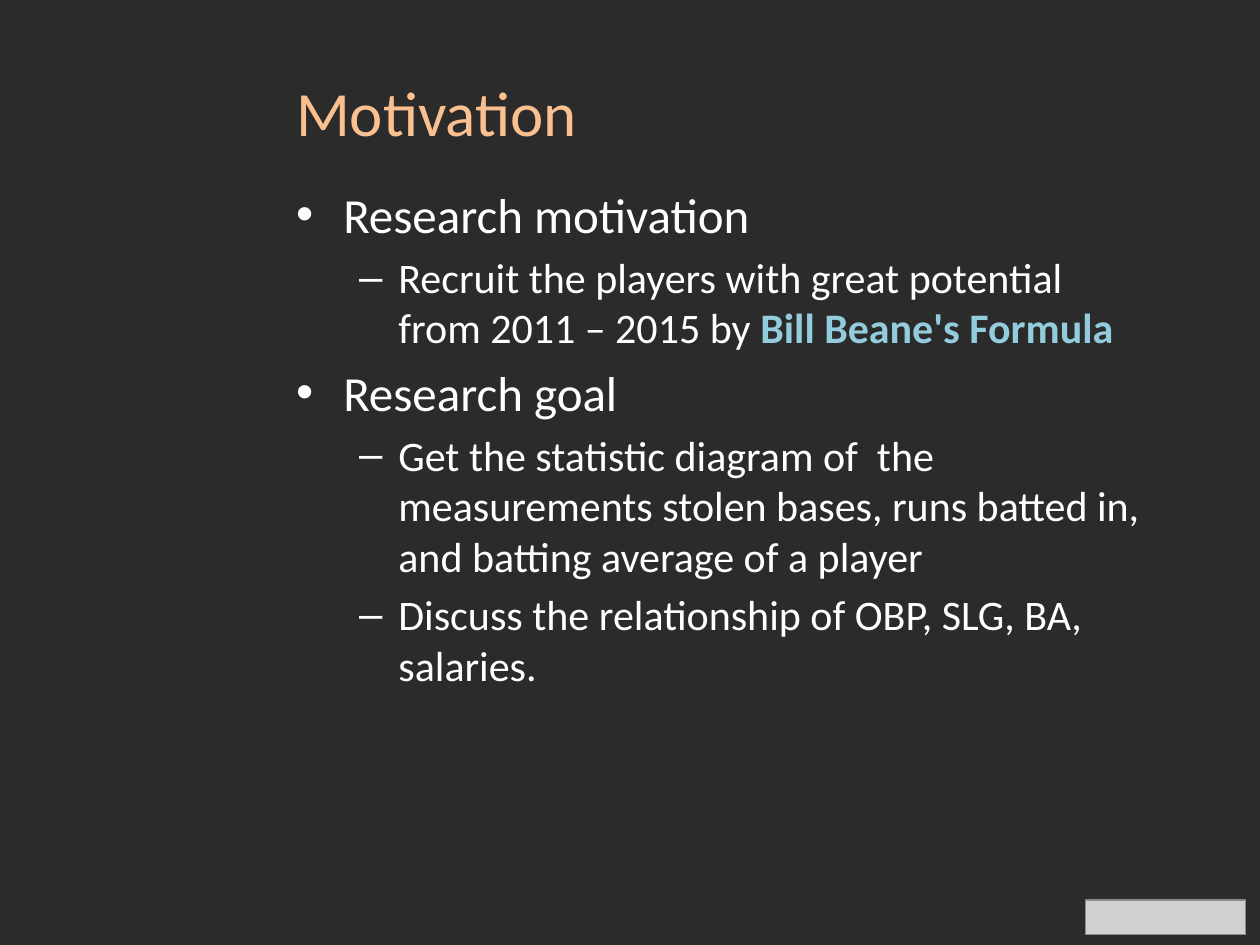
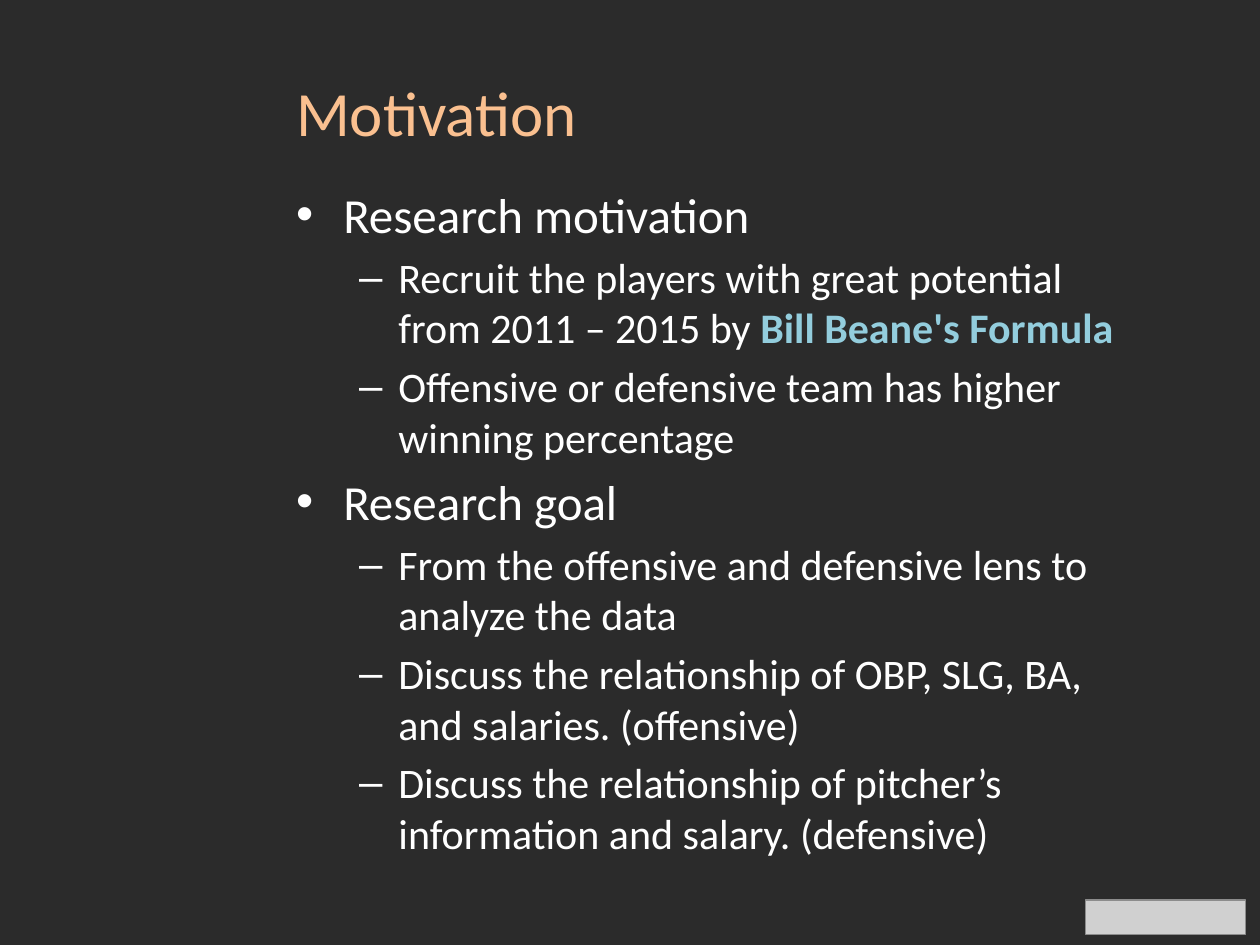
Before and after one commit to JeffWang0501/VALabProject2016, a slide deck: slide 3 of VA_Project_Proposal.pptx. Drawn at 1260x945 pixels with LibreOffice and Linux fonts; fonts in the diff are those of the drawing; grey boxes stand for pictures; background and template pictures are left out; a plain dark background stands for a picture behind light text. Boxes give left, top, right and bottom in pixels: in the first picture for what was removed or moved away, otherwise in the second. Text is boxed around its words. In the diff, an @@ line names an element or a change of style, - is before the commit and + after.

```diff
--- a/VA_Project_Proposal.pptx
+++ b/VA_Project_Proposal.pptx
@@ text at <box>398,373,1061,461</box>: paragraph added @@
+  – Offensive or defensive team has higher winning percentage
@@ text at <box>398,551,1087,850</box>: text changed @@
-  – Get the statistic diagram of the measurements stolen bases, runs batted in, and batting average of a player
-  – Discuss the relationship of OBP, SLG, BA, salaries.
+  – From the offensive and defensive lens to analyze the data
+  – Discuss the relationship of OBP, SLG, BA, and salaries. (offensive)
+  – Discuss the relationship of pitcher’s information and salary. (defensive)
```
Also in this commit, not shown: 9 other slides changed, 1 slide added.
